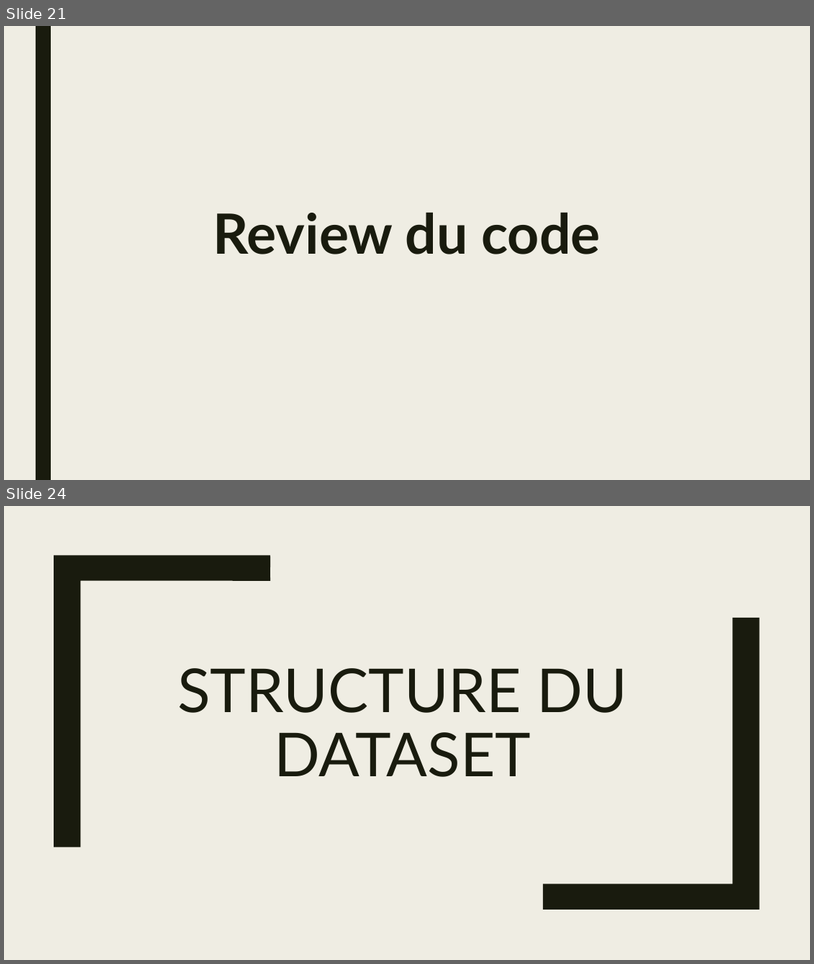
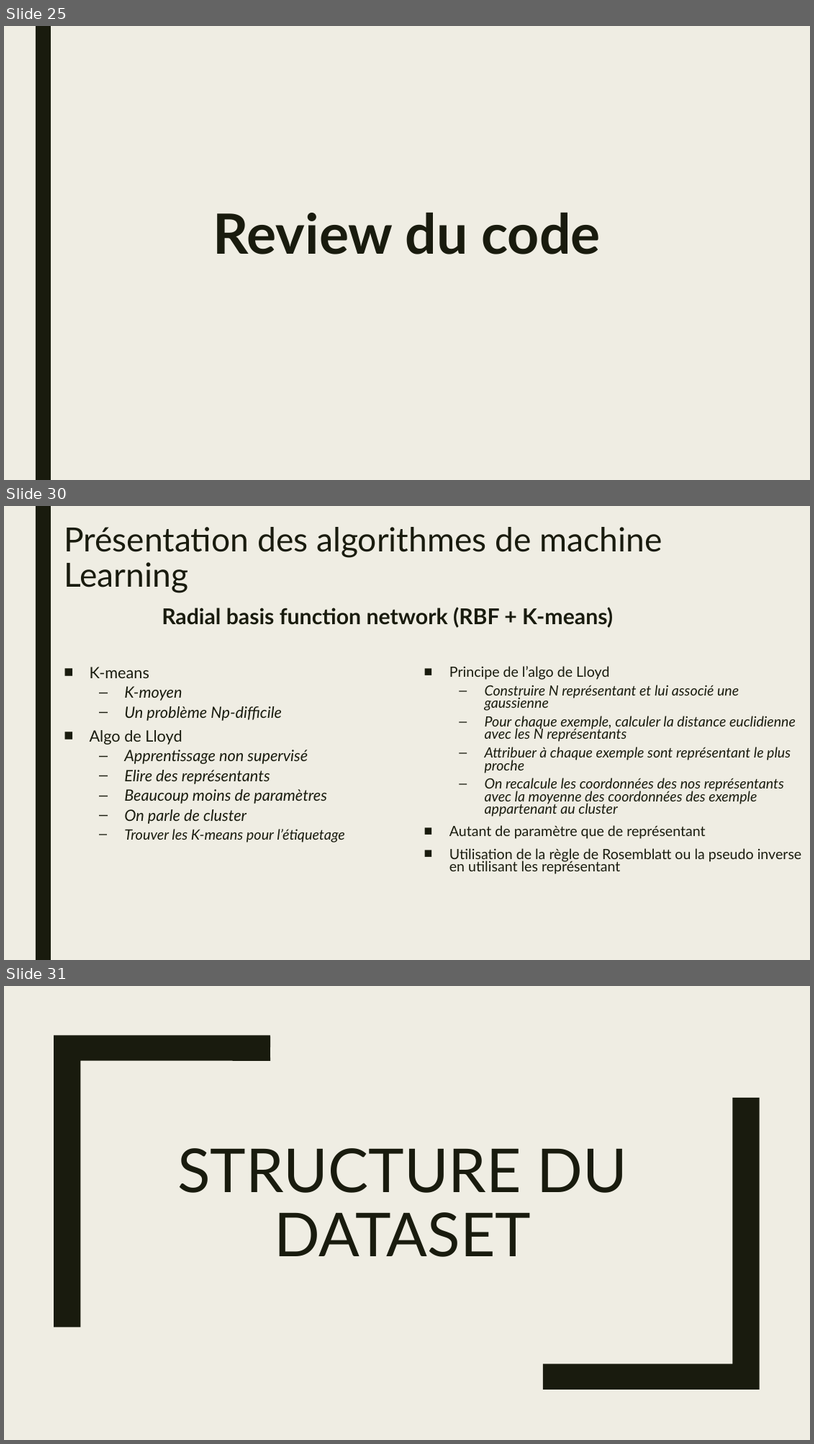
Before and after one commit to natane07/PA-MachineLearning-3ESGI, a slide deck: Project/Docs/Slides/PPT_PA.pptx. Shown one above the other, each under a label of ours: slides 21 and 24 before the commit, slides 25, 30 and 31 after it; the slides between them are not shown. The pictures are 814x964 and 814x1444 pixels, drawn with LibreOffice and Linux fonts; fonts in the diff are those of the drawing. Boxes give left, top, right and bottom in pixels: in the first picture for what was removed or moved away, otherwise in the second. Text is boxed around its words. In the diff, an @@ line names an element or a change of style, - is before the commit and + after.

```diff
--- a/Project/Docs/Slides/PPT_PA.pptx
+++ b/Project/Docs/Slides/PPT_PA.pptx
@@ slide 30 added at (x1=4, y1=506, x2=810, y2=960), background #EFEDE3; not listed: 1 template element that a slide beside it also shows @@
@@ title added at (x1=64, y1=527, x2=663, y2=593), 39.6 pt, text #191B0E @@
+Présentation des algorithmes de machine Learning
@@ text added at (x1=162, y1=607, x2=613, y2=628), 25.9 pt, text #191B0E, bold @@
+Radial basis function network (RBF + K-means)
@@ text added at (x1=90, y1=667, x2=345, y2=842), 18.6 pt, text #191B0E, italic @@
+■ K-means
+  – K-moyen
+  – Un problème Np-difficile
+■ Algo de Lloyd
+  – Apprentissage non supervisé
+  – Elire des représentants
+  – Beaucoup moins de paramètres
+  – On parle de cluster
+  – Trouver les K-means pour l’étiquetage
@@ text added at (x1=450, y1=666, x2=802, y2=874), 16.8 pt, text #191B0E, italic @@
+■ Principe de l’algo de Lloyd
+  – Construire N représentant et lui associé une gaussienne
+  – Pour chaque exemple, calculer la distance euclidienne avec les N représentants
+  – Attribuer à chaque exemple sont représentant le plus proche
+  – On recalcule les coordonnées des nos représentants avec la moyenne des coordonnées des exemple appartenant au cluster
+■ Autant de paramètre que de représentant
+■ Utilisation de la règle de Rosemblatt ou la pseudo inverse en utilisant les représentant
@@ what was slide 21 is now slide 25 @@
@@ what was slide 24 is now slide 31 @@
```
Also in this commit, not shown: 5 slides changed, 7 other slides added, 2 slides removed, 3 other files.
